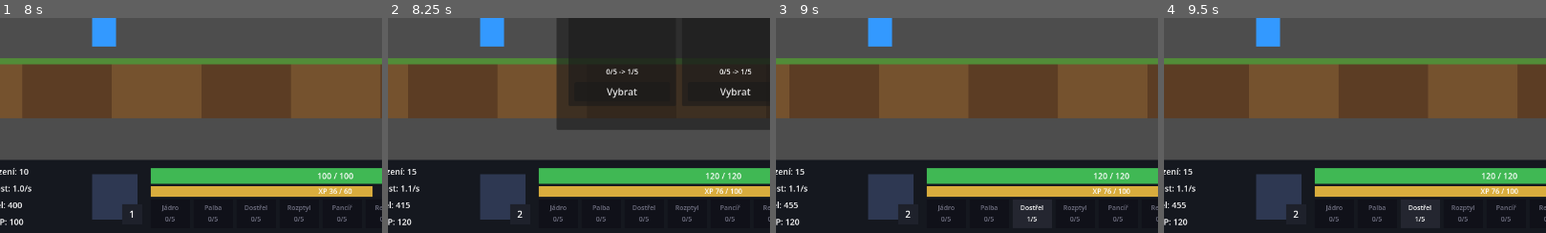
Above: before the commit, frames 1-4 (left to right).
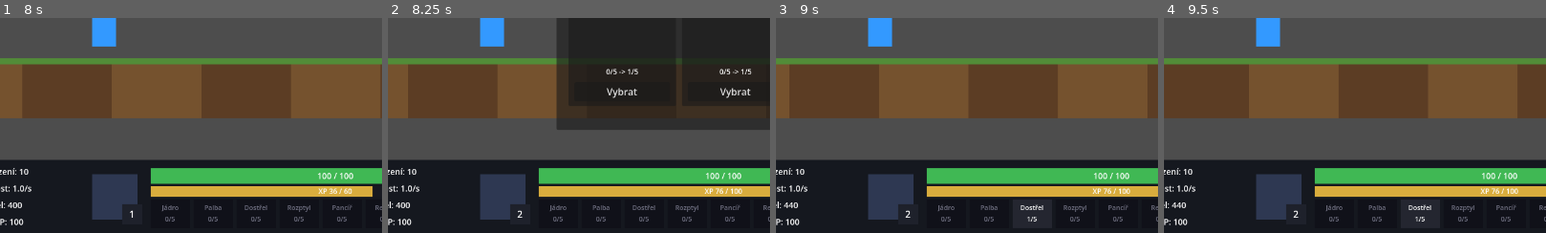
Above: after the commit, the same moments.

Repository: Wazzbi/auto-battler
Game: Godot game, scene res://scenes/main.tscn
The game is run twice, just before and just after one commit, with the same random seed, the same clock (stepped at 60 frames per second) and the same inputs.
Inputs:
- Up to frame 1 (8 s): click "Auto" at 0.5 s; click "Debug" at 1.25 s; click "Obchod" at 2 s; click "Zavřít obchod" at 2.75 s; click "Zabít postavu" at 3.5 s; click "Pokračovat" at 4.25 s; click "Debug" at 5 s; click "Nesmrtelnost: Vypnuto" at 5.75 s; click "Nesmrtelnost: Zapnuto" at 6.5 s; click "Přeskočit vlnu" at 7.25 s
- Up to frame 2 (8.25 s): click "+100 XP" at 8 s
- Up to frame 3 (9 s): click "Vybrat" at 8.75 s
- Up to frame 4 (9.5 s): no input
The pictures show only the part of the screen within x 4-54%, y 48-98%; the shares and areas given below are measured in that part.

Frame 1 is identical in both runs. In frame 2, 0.2% of the frame differs, in the area x 3-92%, y 70-97%; in frame 3, 0.2%; in frame 4, 0.2%.

Commit message:
Remove automatic per-level stat growth - all stat growth now flows through picked items
Previously a stat like damage was the sum of an invisible automatic
per-level bump (LEVEL_STAT_GROWTH) plus a visible, chosen item bonus, so
the player's own picks didn't fully explain their own power. Removed the
automatic component entirely: get_stat_bonus() is now purely a sum of
picked-item ranks, so every point of every stat traces back to a specific
choice the player made. A bare level-up (before its draft is resolved)
now changes nothing about the player's stats - level_changed still fires,
but only for UI (the level badge), not stats.

This also sets up a cleaner model for when real active/passive abilities
join the item pool later: one unified "level-up = one upgrade slot"
mechanism instead of two parallel growth tracks (automatic + chosen) to
keep straight.

Documented the trade-off in CLAUDE.md: with the current small (6-item)
draft pool and 3 offered per level, there's roughly a 50% chance any
given item isn't offered on a specific level-up, so a fragile-feeling run
from bad draft luck is now possible - an accepted, not yet tuned-away,
consequence of removing the automatic floor.

Co-Authored-By: Claude Sonnet 5 <noreply@anthropic.com>

Diff:
--- a/scenes/player/player.gd
+++ b/scenes/player/player.gd
@@ -106,8 +106,9 @@
 	squash_tween.tween_property(visual, "scale", Vector2.ONE, 0.15)
 
 
-## Přepočítá staty na základě base hodnot + bonusů za úrovně a schopnosti.
-## Přírůstek max HP se přičte i k aktuálnímu HP, takže level-up trochu vyléčí.
+## Přepočítá staty na základě base hodnot + bonusů z vybraných itemů (úroveň
+## sama o sobě už žádný bonus nedává, viz GameManager.get_stat_bonus()).
+## Přírůstek max HP se přičte i k aktuálnímu HP, takže item na max HP trochu vyléčí.
 func _recalculate_stats() -> void:
 	var old_max_hp := max_hp if max_hp > 0 else base_max_hp
 	max_hp = base_max_hp + GameManager.get_stat_bonus("max_hp")
--- a/scripts/autoload/game_manager.gd
+++ b/scripts/autoload/game_manager.gd
@@ -34,15 +34,6 @@
 ## XP potřebné na 2. úroveň; každá další úroveň stojí o XP_PER_LEVEL_GROWTH víc
 const XP_BASE: int = 60
 const XP_PER_LEVEL_GROWTH: int = 40
-
-## O kolik se automaticky zvednou základní staty za každou získanou úroveň.
-## Úroveň 1 = čisté base staty z player.gd, každá další přidá tyto hodnoty.
-const LEVEL_STAT_GROWTH := {
-	"damage": 5.0,
-	"max_hp": 20.0,
-	"attack_speed": 0.1,
-	"attack_range": 15.0,
-}
 
 ## --- Item/loot draft --------------------------------------------------
 ## Náhrada za dřívější strom schopností (Q/W/E/R). Místo utrácení bodů do
@@ -212,8 +203,9 @@
 func _level_up() -> void:
 	player_level += 1
 	pending_drafts += 1
-	# level_changed první - hráč si podle něj přepočítá staty, teprve pak
-	# přijde případná nabídka itemu.
+	# Level sám o sobě už žádný stat automaticky nezvedá (viz get_stat_bonus) -
+	# level_changed tu zůstává jen kvůli UI (odznak úrovně v HUD apod.), veškerý
+	# reálný růst statů přijde teprve s vybraným itemem z nabídky.
 	level_changed.emit(player_level)
 	_try_offer_next_draft()
 
@@ -269,11 +261,13 @@
 	return true
 
 
-## Celkový bonus ke statu = růst za úrovně + rank vybraných itemů, které na
-## stat působí. Jediné místo, kde se progrese promítá do statů - player.gd
-## si ho jen přičítá ke svým base hodnotám.
+## Celkový bonus ke statu = součet ranků vybraných itemů, které na stat
+## působí. Jediné místo, kde se progrese promítá do statů - player.gd si ho
+## jen přičítá ke svým base hodnotám. Úroveň sama o sobě už bonus nedává -
+## veškerý růst jde přes vybrané itemy, ať je jasné, čím je která hodnota
+## daná (žádný "neviditelný" automatický přírůstek vedle viditelné volby).
 func get_stat_bonus(stat_id: String) -> float:
-	var bonus: float = float(LEVEL_STAT_GROWTH.get(stat_id, 0.0)) * float(player_level - 1)
+	var bonus: float = 0.0
 
 	for item_id in ITEM_ORDER:
 		var definition: Dictionary = ITEMS[item_id]
Not shown, changed: CLAUDE.md
